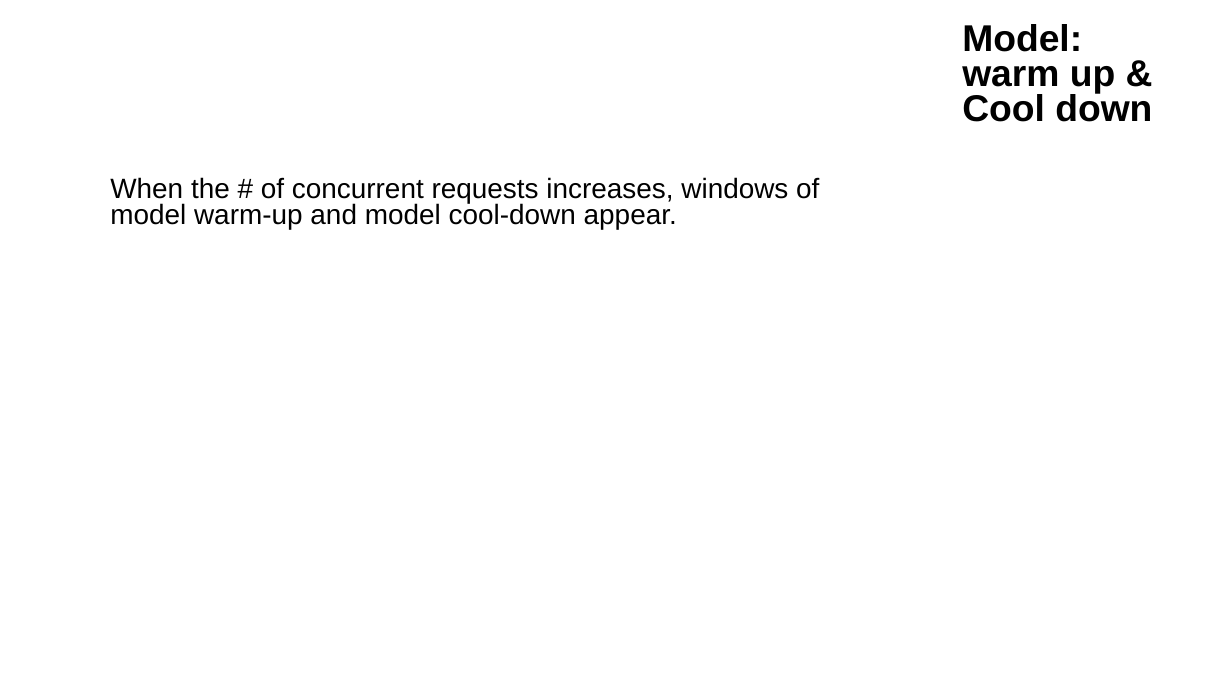
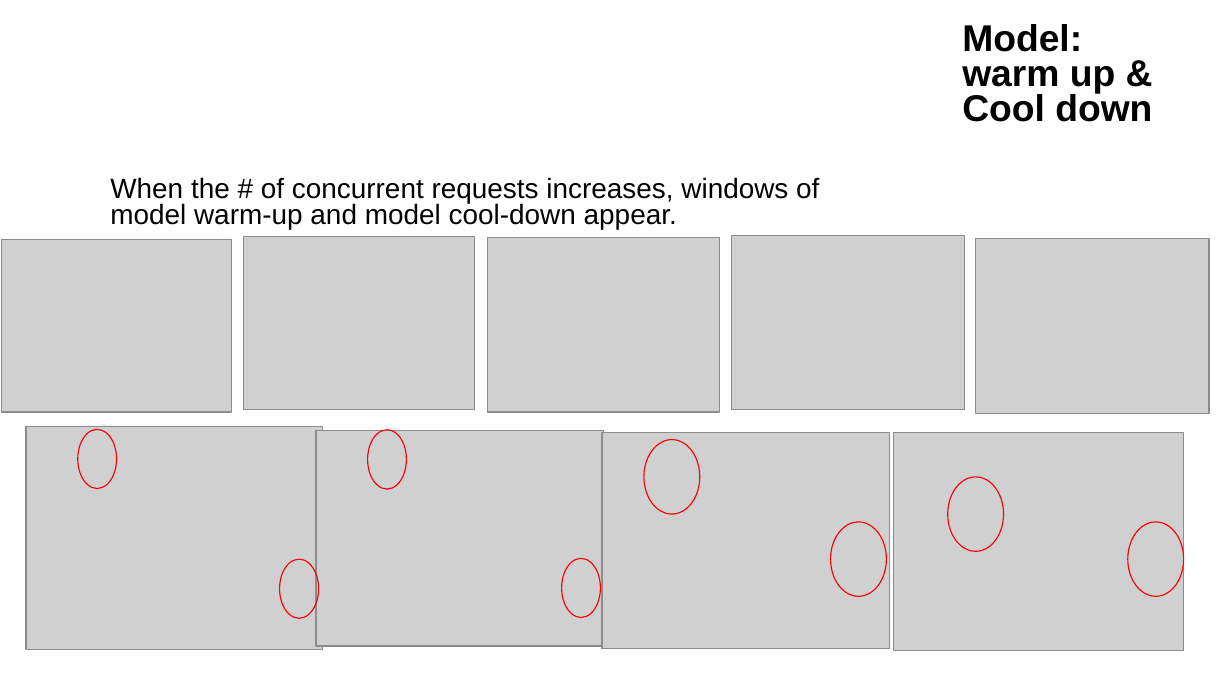
Before and after one commit to bharat-robotics/model_serving, a slide deck: slide 12 of MidTerm_Report/P3-midterm-progress-report-slides.ppt. Drawn at 1232x693 pixels with LibreOffice and Linux fonts; fonts in the diff are those of the drawing; grey boxes stand for pictures; background and template pictures are left out. Boxes give left, top, right and bottom in pixels: in the first picture for what was removed or moved away, otherwise in the second. Text is boxed around its words. In the diff, an @@ line names an element or a change of style, - is before the commit and + after.

```diff
--- a/MidTerm_Report/P3-midterm-progress-report-slides.ppt
+++ b/MidTerm_Report/P3-midterm-progress-report-slides.ppt
@@ picture added at (x1=244, y1=237, x2=475, y2=410) @@
@@ picture added at (x1=487, y1=238, x2=720, y2=413) @@
@@ picture added at (x1=732, y1=235, x2=965, y2=409) @@
@@ picture added at (x1=976, y1=239, x2=1210, y2=415) @@
@@ picture added at (x1=2, y1=240, x2=233, y2=413) @@
@@ picture added at (x1=26, y1=427, x2=322, y2=650) @@
@@ ellipse added at (x1=78, y1=429, x2=117, y2=489), outline #FF0000 0.74 pt @@
@@ picture added at (x1=316, y1=430, x2=604, y2=646) @@
@@ ellipse added at (x1=368, y1=430, x2=407, y2=490), outline #FF0000 0.74 pt @@
@@ picture added at (x1=603, y1=433, x2=890, y2=648) @@
@@ ellipse added at (x1=644, y1=439, x2=700, y2=514), outline #FF0000 0.74 pt @@
@@ picture added at (x1=894, y1=433, x2=1185, y2=651) @@
@@ ellipse added at (x1=948, y1=477, x2=1004, y2=552), outline #FF0000 0.74 pt @@
@@ ellipse added at (x1=831, y1=522, x2=887, y2=597), outline #FF0000 0.74 pt @@
@@ ellipse added at (x1=1128, y1=522, x2=1184, y2=597), outline #FF0000 0.74 pt @@
@@ ellipse added at (x1=279, y1=559, x2=319, y2=618), outline #FF0000 0.74 pt @@
@@ ellipse added at (x1=562, y1=559, x2=601, y2=618), outline #FF0000 0.74 pt @@
```
Also in this commit, not shown: 3 other slides changed, 1 other file.
